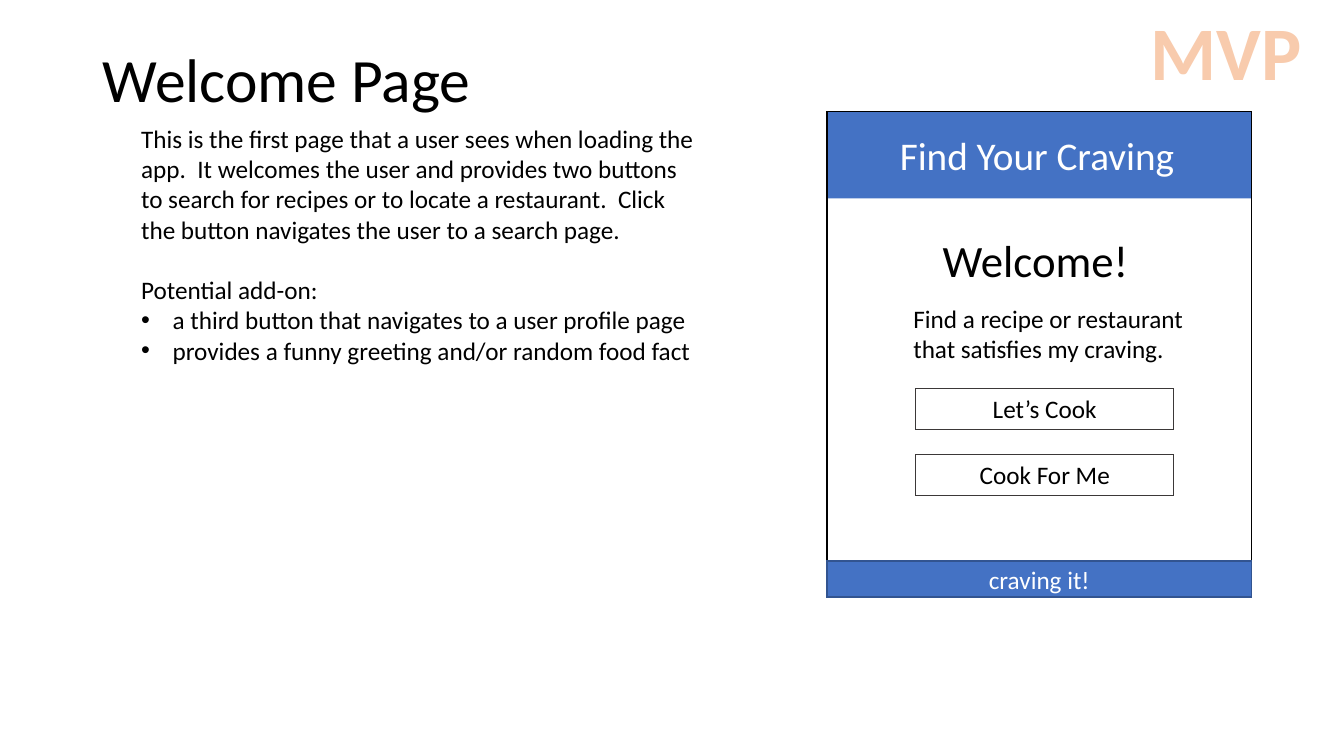
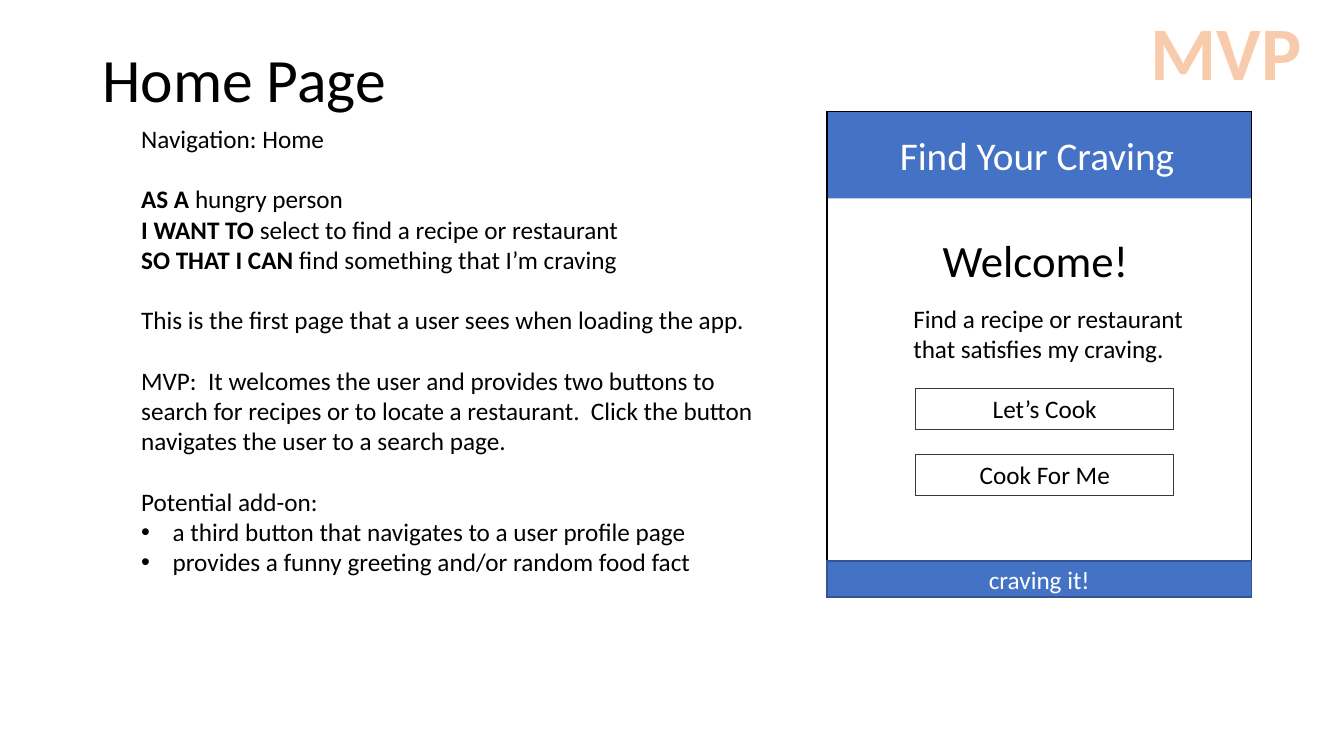
Before and after one commit to christinena-msr/crave_masters, a slide deck: slide 3 of WireFrames.pptx (slide 2 before the commit). Drawn at 1344x756 pixels with LibreOffice and Linux fonts; fonts in the diff are those of the drawing. Boxes give left, top, right and bottom in pixels: in the first picture for what was removed or moved away, otherwise in the second. Text is boxed around its words. In the diff, an @@ line names an element or a change of style, - is before the commit and + after.

```diff
--- a/WireFrames.pptx
+++ b/WireFrames.pptx
@@ title at (102, 62, 386, 113): text changed @@
-Welcome Page
+Home Page
@@ text at (141, 130, 753, 455): text changed @@
-This is the first page that a user sees when loading the app. It welcomes the user and provides two buttons to search for recipes or to locate a restaurant. Click the button navigates the user to a search page.
+Navigation: Home
+AS A hungry person
+I WANT TO select to find a recipe or restaurant
+SO THAT I CAN find something that I’m craving
+This is the first page that a user sees when loading the app.
+MVP: It welcomes the user and provides two buttons to search for recipes or to locate a restaurant. Click the button navigates the user to a search page.
```
Also in this commit, not shown: 3 other slides changed, 1 slide added.
